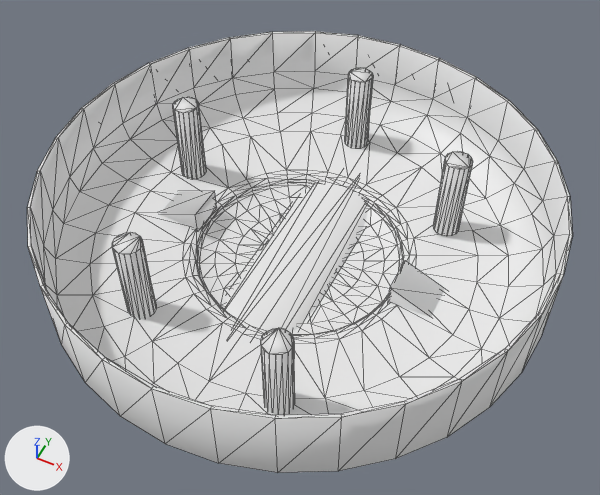
Renders of the OBJ model models/donutlevel.obj from each side of a commit.
One viewpoint serves both versions: a 50 mm camera at (35.8, -76.6, 94.1) aimed at (-1.3, -2.6, 1.5). The lights are fixed; the arrows at lower left show +X, +Y and +Z. Mesh edges are drawn as thin lines. Where no turn or scale is listed for an object, it has been applied to the vertices. Vertices at the same position are counted once.

The older version as bpy lines, for what is in view:
```python
me_cylinder_004_cylinder_022 = bpy.data.meshes.new('Cylinder.004_Cylinder.022')
me_cylinder_004_cylinder_022.from_pydata(...)  # 668 vertices, 1182 faces; spans x -41.2..35.4, y -37.6..39.0, z -6.6..11.9
ob_cylinder_004_cylinder_022 = bpy.data.objects.new('Cylinder.004_Cylinder.022', me_cylinder_004_cylinder_022)
ob_cylinder_004_cylinder_022.location = (0.0, 0.0, 0.0)
```
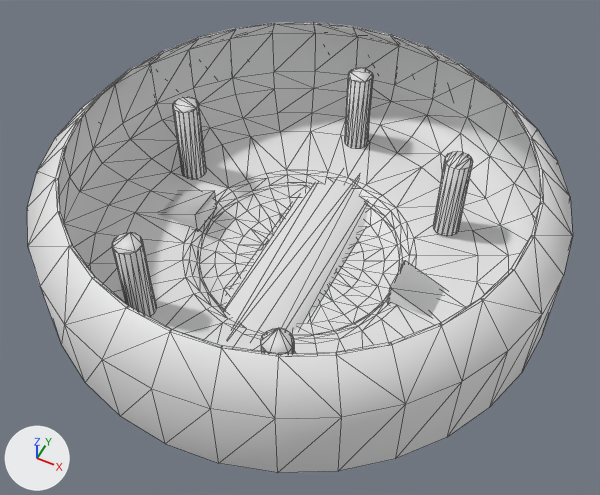
The edits, one by one:
me_cylinder_004_cylinder_022 is used by ob_cylinder_004_cylinder_022; location (0.0, 0.0, 0.0).
me_cylinder_004_cylinder_022 had 668 vertices, 1182 faces and spanned x -41.2..35.4, y -37.6..39.0, z -6.6..11.9.
me_cylinder_004_cylinder_022 now has 700 vertices, 1246 faces and spans x -41.2..35.4, y -37.6..39.0, z -6.6..16.1.
Part 1, on me_cylinder_004_cylinder_022:
88 faces are deleted.
64 vertices are added at x -36.2..30.3, y -32.6..34.0, z 16.1.
216 new faces join them.
Part 2, on me_cylinder_004_cylinder_022:
32 vertices are removed from x -19.1..13.3, y -15.5..16.9, z -3.3.
128 faces are deleted.
64 new faces join them.

Pixel boxes [x1, y1, x2, y2] of what changed, in the pictures (600 x 495 px):
'Cylinder.004_Cylinder.022', reshaped: before [27, 31, 573, 473]; after [27, 22, 573, 473]
part 1 of me_cylinder_004_cylinder_022, built on: before [27, 31, 573, 419]; after [27, 22, 573, 419]
part 2 of me_cylinder_004_cylinder_022, cut back: [190, 174, 409, 338] in both
